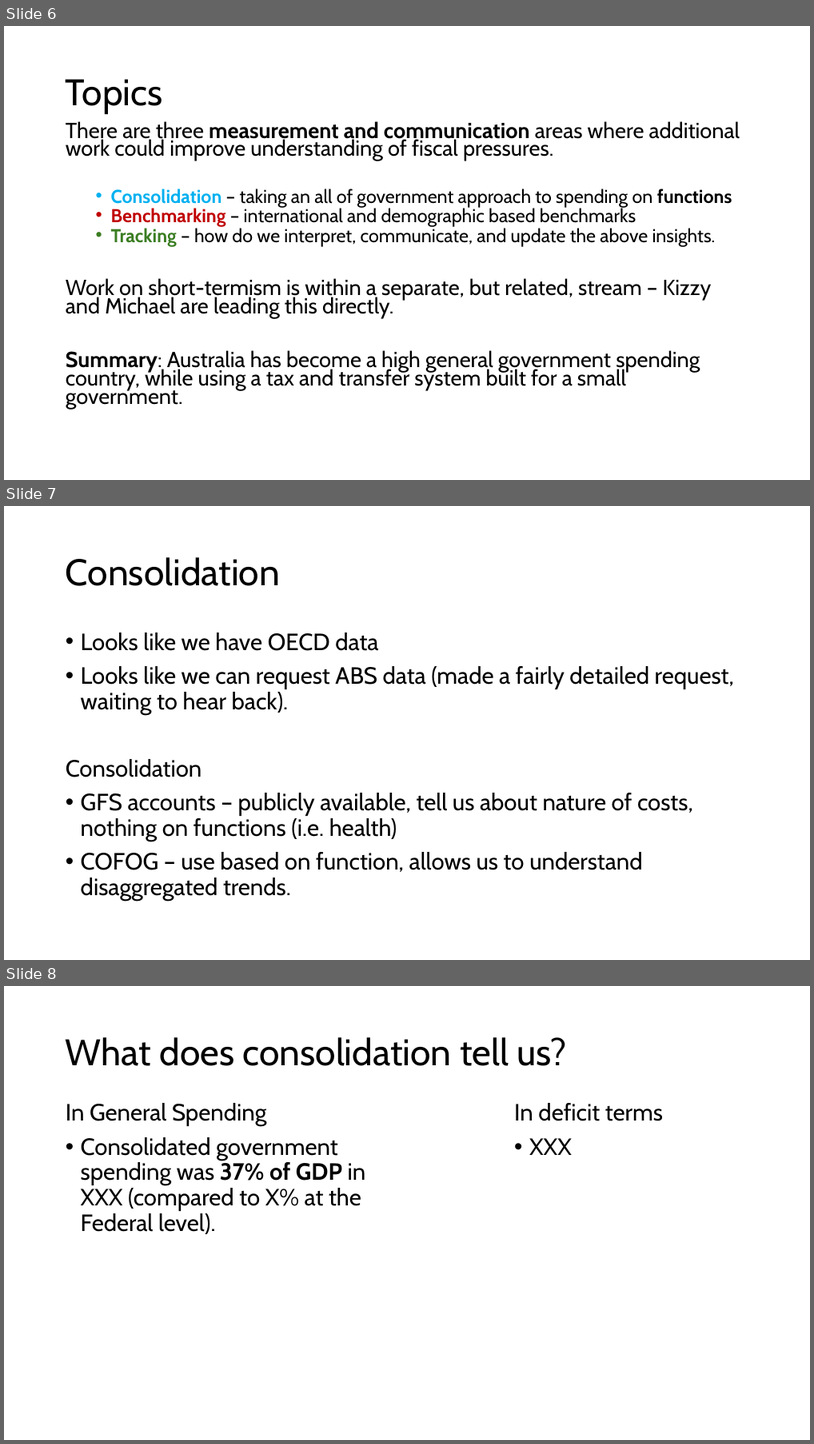
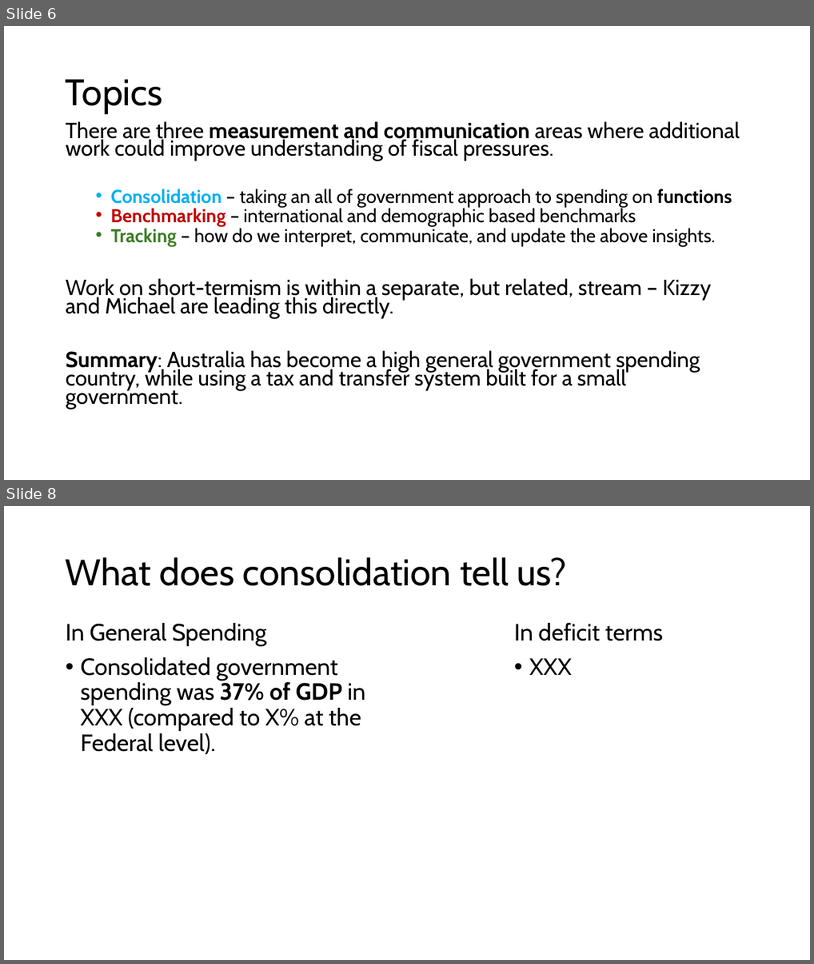
Before and after one commit to Zjub/TVHENZ, a slide deck: e61 Projects/Fiscal sustainability/OECD comparison/Initial external plans.pptx. Shown one above the other, each under a label of ours: slides 6, 7 and 8 before the commit, slides 6 and 8 after it; the slides between them are not shown. The pictures are 814x1444 and 814x964 pixels, drawn with LibreOffice and Linux fonts; fonts in the diff are those of the drawing. Boxes give left, top, right and bottom in pixels: in the first picture for what was removed or moved away, otherwise in the second. Text is boxed around its words. In the diff, an @@ line names an element or a change of style, - is before the commit and + after.

```diff
--- a/e61 Projects/Fiscal sustainability/OECD comparison/Initial external plans.pptx
+++ b/e61 Projects/Fiscal sustainability/OECD comparison/Initial external plans.pptx
@@ slide 7 removed at <box>4,506,810,960</box>, background #FFFFFF @@
@@ title removed at <box>66,557,280,586</box> @@
-Consolidation
@@ text removed at <box>66,632,734,900</box> @@
-• Looks like we have OECD data
-• Looks like we can request ABS data (made a fairly detailed request, waiting to hear back).
-Consolidation
-• GFS accounts – publicly available, tell us about nature of costs, nothing on functions (i.e. health)
-• COFOG – use based on function, allows us to understand disaggregated trends.
```
Also in this commit, not shown: 2 slides added, 21 other files.
